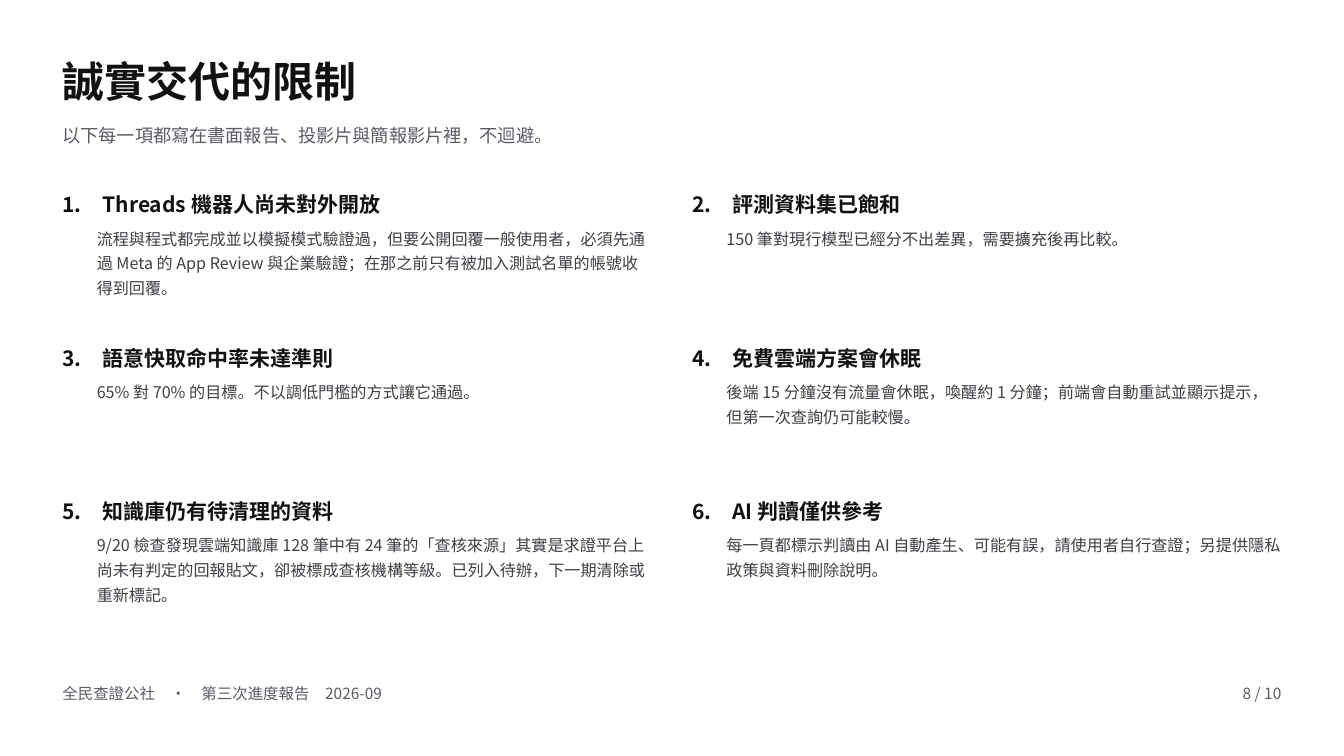
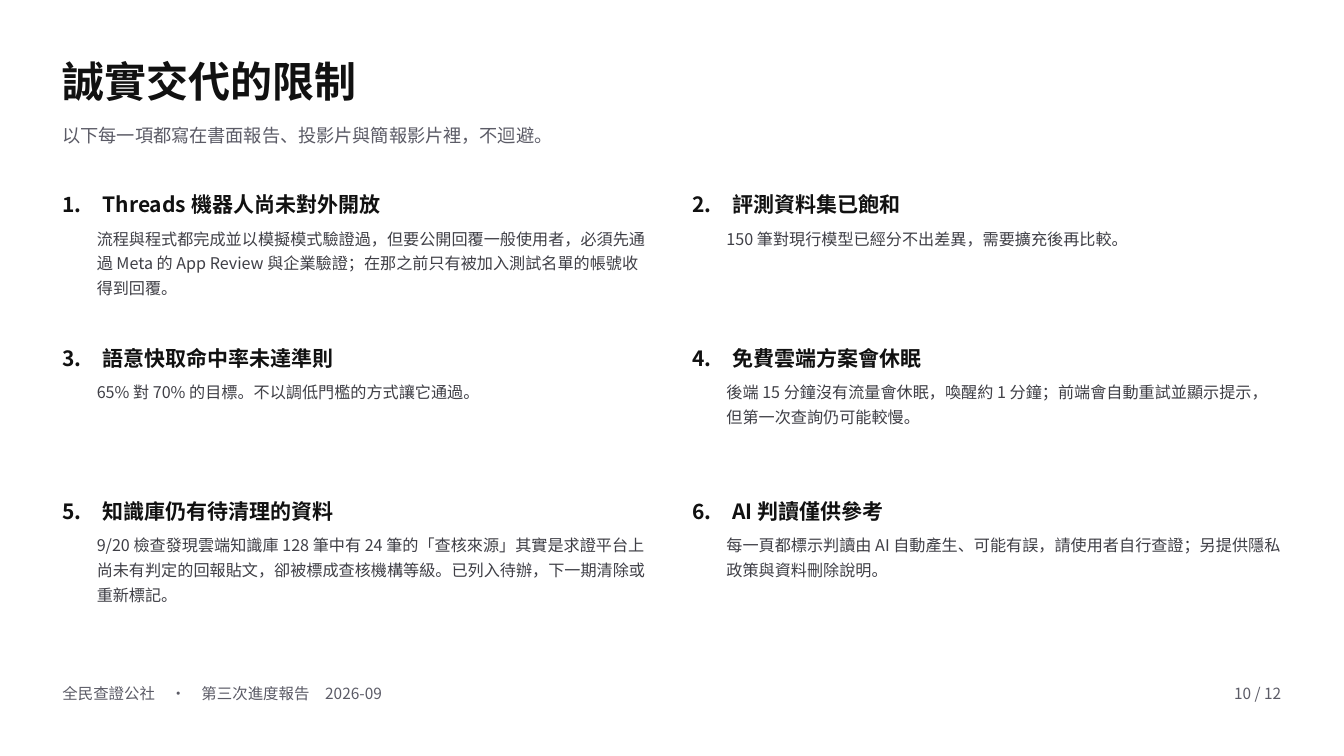
Before and after one commit to cansfakenewsverify/AI-Fake-News-Verification-System, a slide deck: slide 10 of presentations/2026-09_進度報告/10_書面報告.pptx (slide 8 before the commit). Drawn at 1344x756 pixels with LibreOffice and Linux fonts; fonts in the diff are those of the drawing. Boxes give left, top, right and bottom in pixels: in the first picture for what was removed or moved away, otherwise in the second. Text is boxed around its words. In the diff, an @@ line names an element or a change of style, - is before the commit and + after.

```diff
--- a/presentations/2026-09_進度報告/10_書面報告.pptx
+++ b/presentations/2026-09_進度報告/10_書面報告.pptx
@@ text at (1234, 687, 1281, 699): text changed @@
-8 / 10
+10 / 12
```
Also in this commit, not shown: 9 other slides changed, 2 slides added, 2 other files.
